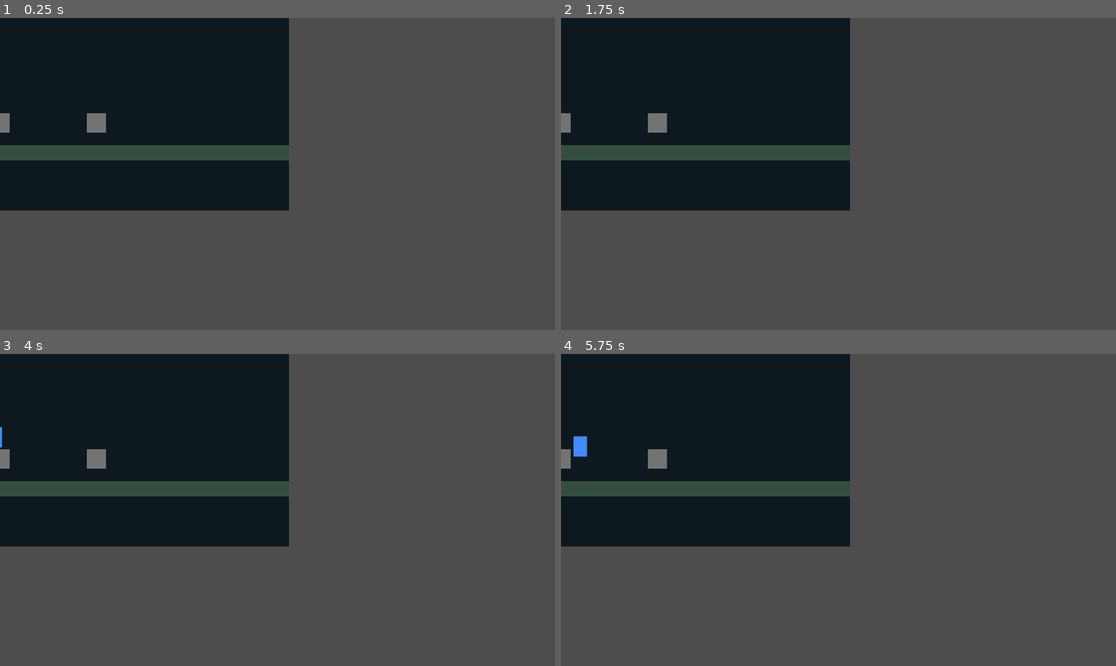
Above: before the commit, frames 1-4 (two rows, left to right).
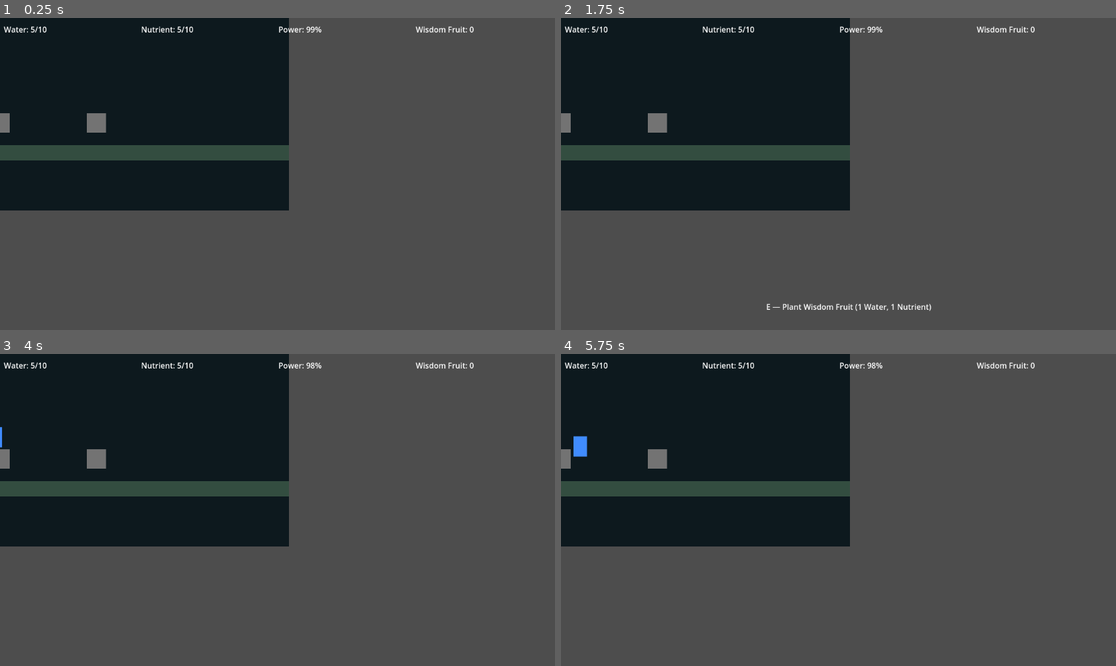
Above: after the commit, the same moments.

Repository: westkitty/starlight-acre
Game: Godot game, scene res://scenes/world/GreenhouseSector.tscn
Two runs of this game, one before a commit and one after it. Both use one fixed random seed, a clock stepped at 60 frames per second and the inputs below.
Inputs:
- Up to frame 1 (0.25 s): no input
- Up to frame 2 (1.75 s): tap Enter at 0.5 s; hold E (interact) 0.53-1.28 s; hold D (move_right) from 0.53 s (still down); tap Space (jump) at 0.77, 1.25, 1.52 s; tap E (interact) at 1.35 s
- Up to frame 3 (4 s): tap Enter at 2, 3.5 s; release D (move_right) at 2.03 s; hold A (move_left) 2.03-2.78 s; hold E (interact) 2.03-2.78 s; tap Space (jump) at 2.75, 3.02, 3.77 s; hold D (move_right) from 2.78 s (still down); tap E (interact) at 2.85 s; hold E (interact) from 3.53 s (still down)
- Up to frame 4 (5.75 s): release D (move_right) at 4.28 s; release E (interact) at 4.28 s; hold A (move_left) 4.28-5.03 s; tap E (interact) at 4.35 s; tap Space (jump) at 4.52, 5 s; hold D (move_right) from 5.03 s (still down); hold E (interact) from 5.03 s (still down)

The runs differ from the first frame. In frame 1, 0.4% of the frame differs, in the area x 0-86%, y 2-5%; in frame 2, 0.7%, in the area x 0-86%, y 2-94%; in frame 3, 0.4%; in frame 4, 0.4%.

Commit message:
feat: add HUD with resource bar and interaction prompt
Co-Authored-By: Claude Sonnet 4.6 <noreply@anthropic.com>

Diff:
--- a/scenes/world/GreenhouseSector.tscn
+++ b/scenes/world/GreenhouseSector.tscn
@@ -1,8 +1,9 @@
-[gd_scene load_steps=5 format=3]
+[gd_scene load_steps=6 format=3]
 
 [ext_resource type="PackedScene" path="res://actors/player/Player.tscn" id="1_player"]
 [ext_resource type="Script" path="res://systems/farming/farming_manager.gd" id="2_fm"]
 [ext_resource type="PackedScene" path="res://actors/crops/CropPlot.tscn" id="3_cropplot"]
+[ext_resource type="PackedScene" path="res://ui/hud/HUD.tscn" id="4_hud"]
 
 [sub_resource type="RectangleShape2D" id="RectangleShape2D_floor"]
 size = Vector2(1200, 32)
@@ -70,3 +71,5 @@
 [node name="CropPlot2" parent="." instance=ExtResource("3_cropplot")]
 position = Vector2(200, 238)
 plot_id = "plot_2"
+
+[node name="HUD" parent="." instance=ExtResource("4_hud")]
--- /dev/null
+++ b/ui/hud/HUD.tscn
@@ -0,0 +1,43 @@
+[gd_scene load_steps=2 format=3]
+
+[ext_resource type="Script" path="res://ui/hud/hud.gd" id="1_hud"]
+
+[node name="HUD" type="CanvasLayer"]
+script = ExtResource("1_hud")
+layer = 10
+
+[node name="TopBar" type="HBoxContainer" parent="."]
+anchor_right = 1.0
+offset_top = 8.0
+offset_bottom = 40.0
+offset_left = 8.0
+offset_right = -8.0
+
+[node name="WaterLabel" type="Label" parent="TopBar"]
+size_flags_horizontal = 3
+text = "Water: 5/10"
+
+[node name="NutrientLabel" type="Label" parent="TopBar"]
+size_flags_horizontal = 3
+text = "Nutrient: 5/10"
+
+[node name="PowerLabel" type="Label" parent="TopBar"]
+size_flags_horizontal = 3
+text = "Power: 100%"
+
+[node name="FruitLabel" type="Label" parent="TopBar"]
+size_flags_horizontal = 3
+text = "Wisdom Fruit: 0"
+
+[node name="PromptLabel" type="Label" parent="."]
+anchor_left = 0.5
+anchor_right = 0.5
+anchor_bottom = 1.0
+anchor_top = 1.0
+offset_left = -150.0
+offset_right = 150.0
+offset_top = -60.0
+offset_bottom = -30.0
+horizontal_alignment = 1
+text = ""
+visible = false
--- /dev/null
+++ b/ui/hud/hud.gd
@@ -0,0 +1,34 @@
+# hud.gd
+# Renders the resource bar (Water, Nutrient, Power, Wisdom Fruit)
+# and the interaction prompt label.
+# Driven entirely by Events signals — no direct coupling to game nodes.
+extends CanvasLayer
+
+@onready var _water_label: Label = $TopBar/WaterLabel
+@onready var _nutrient_label: Label = $TopBar/NutrientLabel
+@onready var _power_label: Label = $TopBar/PowerLabel
+@onready var _fruit_label: Label = $TopBar/FruitLabel
+@onready var _prompt_label: Label = $PromptLabel
+
+
+func _ready() -> void:
+	Events.resource_changed.connect(_on_resource_changed)
+	Events.interaction_prompt_changed.connect(_on_prompt_changed)
+	_prompt_label.visible = false
+
+
+func _on_resource_changed(resource_name: String, value: float) -> void:
+	match resource_name:
+		"water":
+			_water_label.text = "Water: %d/10" % int(value)
+		"nutrient":
+			_nutrient_label.text = "Nutrient: %d/10" % int(value)
+		"power":
+			_power_label.text = "Power: %d%%" % int(value)
+		"wisdom_fruit":
+			_fruit_label.text = "Wisdom Fruit: %d" % int(value)
+
+
+func _on_prompt_changed(prompt_text: String) -> void:
+	_prompt_label.visible = not prompt_text.is_empty()
+	_prompt_label.text = prompt_text
